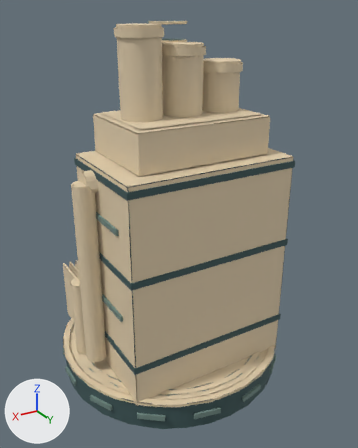
The glTF model assets/kit/labkit/Forge.glb as it was, and as the next commit left it.
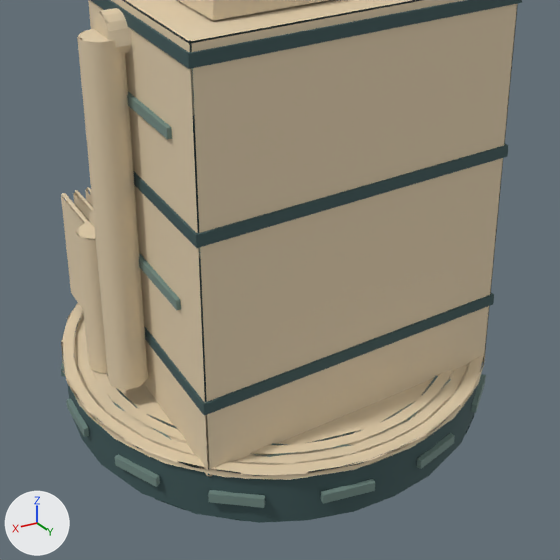
Old and new are each drawn whole from a camera (50 mm lens) standing at (4.58, 8.02, 7.15) and looking at (-0.14, 0.16, 3.22) and again close up on the part from 9% to 88% of the width and 37% to 100% of the height. Every picture has the same lights, and +X, +Y and +Z are marked at lower left. The older version's two pictures come first. Vertices at exactly the same position are counted once.

Names of what the first close-up shows: 'Forge'.
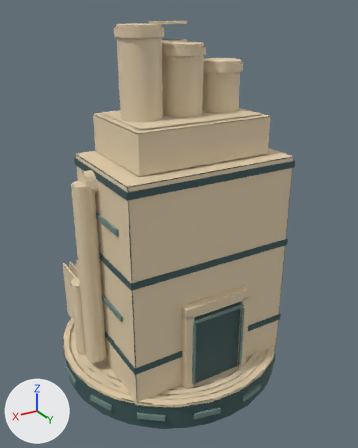
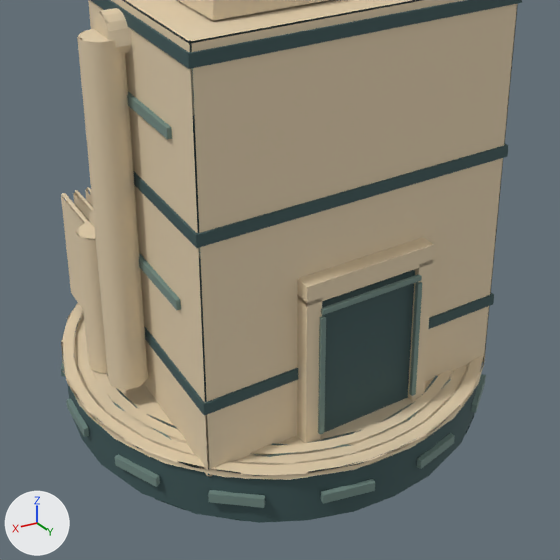
The change, as a list of edits to the scene's bpy script:
```text
Change me_forge:
    used by ob_forge; location = (0.0, 0.0, 0.0)
    remove me_forge.from_pydata(...)  # 5027 vertices, 4976 faces; spans x -2.42..2.34, y -2.45..2.34, z 0.06..6.99
    add me_forge.from_pydata(...)  # 5083 vertices, 5060 faces; spans x -2.42..2.34, y -2.45..2.34, z 0.06..6.99
    me_forge part 1: a new loose piece, a box spanning x -0.55..0.55, y 1.55..1.75, z 0.62..2.12, in mat_os_dark (dark cyan #3d5758)
    me_forge part 2: a new loose piece, a box spanning x 0.54..0.7, y 1.57..1.81, z 0.62..2.22, in mat_os_steel (beige #e2cfae)
    me_forge part 3: a new loose piece, a box spanning x -0.7..-0.54, y 1.57..1.81, z 0.62..2.22, in mat_os_steel (beige #e2cfae)
    me_forge part 4: a new loose piece, a box spanning x -0.7..0.7, y 1.57..1.81, z 2.18..2.38, in mat_os_steel (beige #e2cfae)
    me_forge part 5: a new loose piece, a box spanning x 0.515..0.565, y 1.8..1.84, z 0.72..2.02, in mat_os_detail (greyish green #718a83)
    me_forge part 6: a new loose piece, a box spanning x -0.565..-0.515, y 1.8..1.84, z 0.72..2.02, in mat_os_detail (greyish green #718a83)
    me_forge part 7: a new loose piece, a box spanning x -0.55..0.55, y 1.8..1.84, z 2.055..2.105, in mat_os_detail (greyish green #718a83)
```

Boxes (x1, y1, x2, y2) around the edits, measured in the close-ups (560 x 560 px):
part 1 of me_forge, added: after (322, 270, 415, 432)
part 2 of me_forge, added: after (297, 295, 322, 443)
part 3 of me_forge, added: after (408, 260, 433, 401)
part 4 of me_forge, added: after (297, 237, 434, 306)
part 5 of me_forge, added: after (318, 315, 326, 434)
part 6 of me_forge, added: after (409, 282, 422, 396)
part 7 of me_forge, added: after (321, 274, 422, 315)
